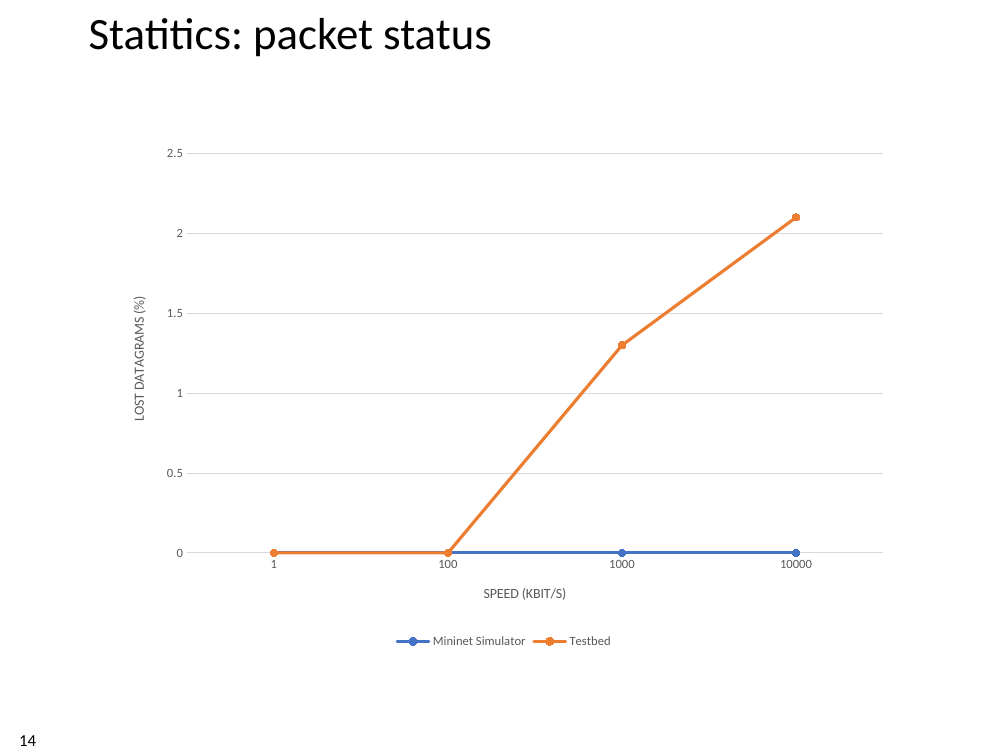
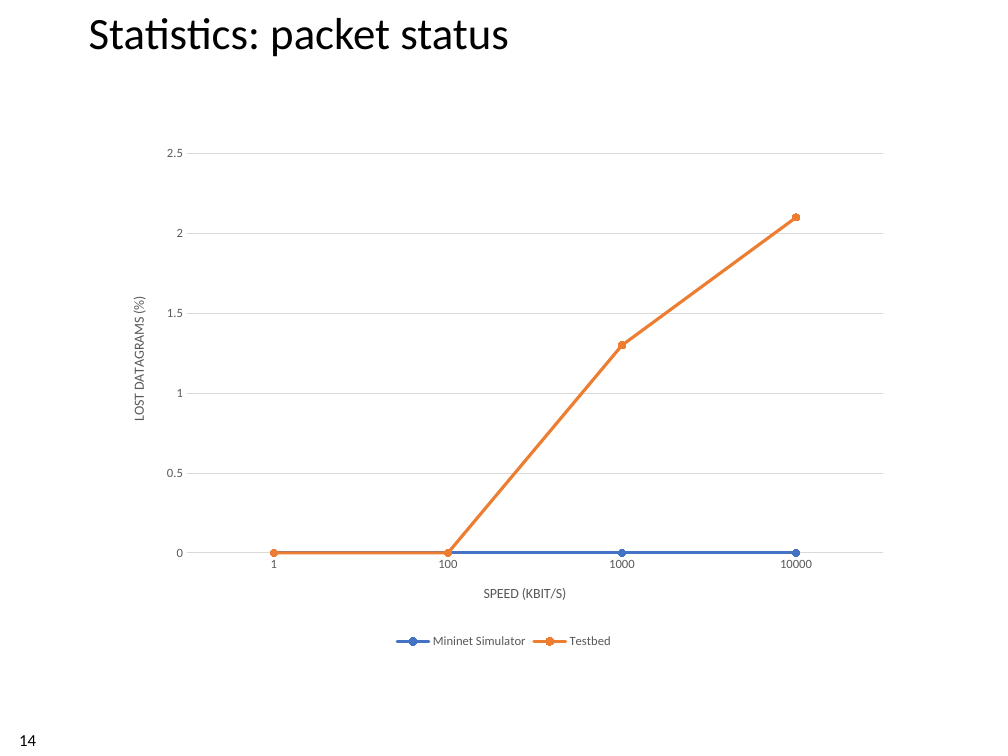
Before and after one commit to xdl907/switching-and-routing-project, a slide deck: slide 14 of template_project_exam__1_.pptx. Drawn at 1008x756 pixels with LibreOffice and Linux fonts; fonts in the diff are those of the drawing; background and template pictures are left out. Boxes give left, top, right and bottom in pixels: in the first picture for what was removed or moved away, otherwise in the second. Text is boxed around its words. In the diff, an @@ line names an element or a change of style, - is before the commit and + after.

```diff
--- a/template_project_exam__1_.pptx
+++ b/template_project_exam__1_.pptx
@@ title at (89,18,509,57): text changed @@
-Statitics: packet status
+Statistics: packet status
```
Also in this commit, not shown: 3 other slides changed.
